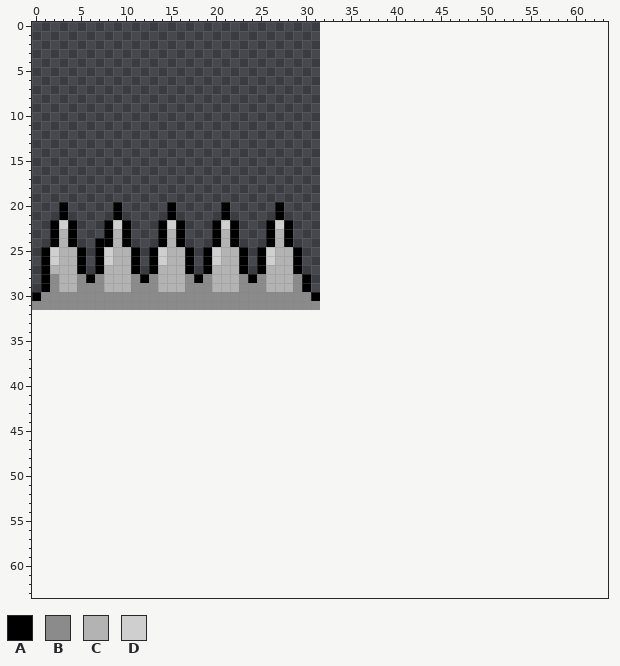
File history of a pixel-art sprite, Block Run/spikes.png. The picture above was drawn from the file before the commit.
The file is 32x32 pixels. Pixels under 10% opacity are left out. Colours within 5 levels of each other are drawn and written as one. The old version is drawn lined up with the new one, on the new canvas.
Palette (. is transparent): A #000000  B #8b8b8b  C #b3b3b3  D #cfcfcf
Pixels before (only the part around the change), first column x 0:
 0 ................................................................
 1 ................................................................
 2 ................................................................
 3 ................................................................
 4 ................................................................
 5 ................................................................
 6 ................................................................
 7 ................................................................
 8 ................................................................
 9 ................................................................
10 ................................................................
11 ................................................................
12 ................................................................
13 ................................................................
14 ................................................................
15 ................................................................
16 ................................................................
17 ................................................................
18 ................................................................
19 ................................................................
20 ...A.....A.....A.....A.....A....................................
21 ...A.....A.....A.....A.....A....................................
22 ..ADA...ADA...ADA...ADA...ADA...................................
23 ..ACA...ACA...ACA...ACA...ACA...................................
24 ..ACA..AACA...ACA...ACA...ACA...................................
25 .ADCCA.ADCCA.ADCCA.ADCCA.ADCCA..................................
26 .ADCCA.ADCCA.ADCCA.ADCCA.ADCCA..................................
27 .ACCCA.ACCCA.ACCCA.ACCCA.ACCCA..................................
28 .ABCCBABCCCBABCCCBABCCCBABCCCBA.................................
29 .ABCCBBBCCCBBBCCCBBBCCCBBBCCCBA.................................
30 ABBBBBBBBBBBBBBBBBBBBBBBBBBBBBBA................................
31 BBBBBBBBBBBBBBBBBBBBBBBBBBBBBBBB................................
32 ................................................................
33 ................................................................
34 ................................................................
35 ................................................................
36 ................................................................
37 ................................................................
38 ................................................................
39 ................................................................
40 ................................................................
41 ................................................................
42 ................................................................
43 ................................................................
44 ................................................................
45 ................................................................
46 ................................................................
47 ................................................................
48 ................................................................
49 ................................................................
50 ................................................................
51 ................................................................
52 ................................................................
53 ................................................................
54 ................................................................
55 ................................................................
56 ................................................................
57 ................................................................
58 ................................................................
59 ................................................................
60 ................................................................
61 ................................................................
62 ................................................................
63 ................................................................
After the commit:
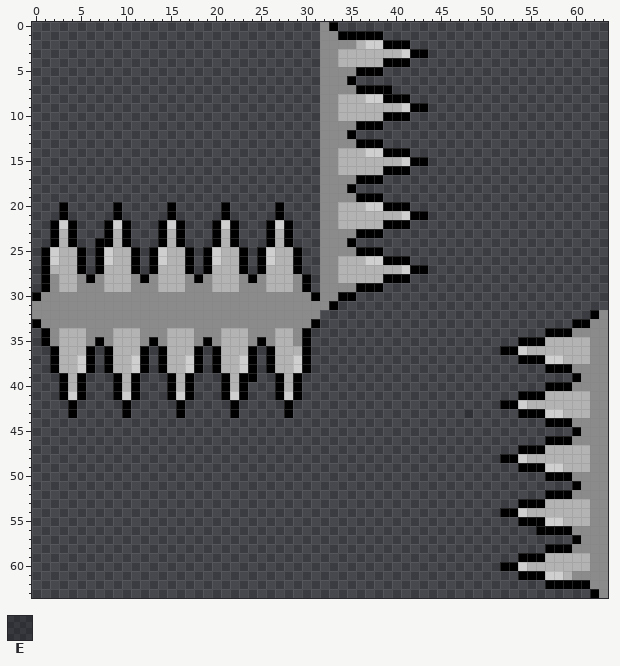
Colours new in this view: E #00000034
Difference:
canvas 32x32 -> 64x64
Changed rows in their new state; - is an unchanged pixel.
first column x 0:
 0 --------------------------------BA------------------------------
 1 --------------------------------BBAAAAA-------------------------
 2 --------------------------------BBBBCDDAAA----------------------
 3 --------------------------------BBCCCCCCCDAA--------------------
 4 --------------------------------BBCCCCCAAA----------------------
 5 --------------------------------BBBBAAA-------------------------
 6 --------------------------------BBBA----------------------------
 7 --------------------------------BBBBAAAA------------------------
 8 --------------------------------BBCCCDDAAA----------------------
 9 --------------------------------BBCCCCCCCDAA--------------------
10 --------------------------------BBCCCCCAAA----------------------
11 --------------------------------BBBBAAA-------------------------
12 --------------------------------BBBA----------------------------
13 --------------------------------BBBBAAA-------------------------
14 --------------------------------BBCCCDDAAA----------------------
15 --------------------------------BBCCCCCCCDAA--------------------
16 --------------------------------BBCCCCCAAA----------------------
17 --------------------------------BBBBAAA-------------------------
18 --------------------------------BBBA----------------------------
19 --------------------------------BBBBAAA-------------------------
20 --------------------------------BBCCCDDAAA----------------------
21 --------------------------------BBCCCCCCCDAA--------------------
22 --------------------------------BBCCCCCAAA----------------------
23 --------------------------------BBBBAAA-------------------------
24 --------------------------------BBBA----------------------------
25 --------------------------------BBBBAAA-------------------------
26 --------------------------------BBCCCDDAAA----------------------
27 --------------------------------BBCCCCCCCDAA--------------------
28 --------------------------------BBCCCCCAAA----------------------
29 --------------------------------BBBBAAA-------------------------
30 --------------------------------BBAA----------------------------
31 --------------------------------BA------------------------------
32 BBBBBBBBBBBBBBBBBBBBBBBBBBBBBBBB------------------------------AB
33 ABBBBBBBBBBBBBBBBBBBBBBBBBBBBBBA----------------------------AABB
34 -ABCCCBBBCCCBBBCCCBBBCCCBBBCCBA--------------------------AAABBBB
35 -ABCCCBABCCCBABCCCBABCCCBABCCBA-----------------------AAACCCCCBB
36 --ACCCA-ACCCA-ACCCA-ACCCA-ACCCA---------------------AADCCCCCCCBB
37 --ACCDA-ACCDA-ACCDA-ACCDA-ACCDA-----------------------AAADDCCCBB
38 --ACCDA-ACCDA-ACCDA-ACCDA-ACCDA--------------------------AAABBBB
39 ---ACA---ACA---ACA---ACAA--ACA------------------------------ABBB
40 ---ACA---ACA---ACA---ACA---ACA---------------------------AAABBBB
41 ---ADA---ADA---ADA---ADA---ADA------------------------AAACCCCCBB
42 ----A-----A-----A-----A-----A-----------------------AADCCCCCCCBB
43 ----A-----A-----A-----A-----A-------------------E-----AAADDCCCBB
44 ---------------------------------------------------------AAABBBB
45 ------------------------------------------------------------ABBB
46 ---------------------------------------------------------AAABBBB
47 ------------------------------------------------------AAACCCCCBB
48 ----------------------------------------------------AADCCCCCCCBB
49 ------------------------------------------------------AAADDCCCBB
50 ---------------------------------------------------------AAABBBB
51 ------------------------------------------------------------ABBB
52 ---------------------------------------------------------AAABBBB
53 ------------------------------------------------------AAACCCCCBB
54 ----------------------------------------------------AADCCCCCCCBB
55 ------------------------------------------------------AAADDCCCBB
56 --------------------------------------------------------AAAABBBB
57 ------------------------------------------------------------ABBB
58 ---------------------------------------------------------AAABBBB
59 ------------------------------------------------------AAACCCCCBB
60 ----------------------------------------------------AADCCCCCCCBB
61 ------------------------------------------------------AAADDCBBBB
62 ---------------------------------------------------------AAAAABB
63 --------------------------------------------------------------AB
Where, in picture pixels (left, top, right, bottom), the same in both pictures:
added: (32, 22, 428, 418)
added: (464, 310, 608, 598)
